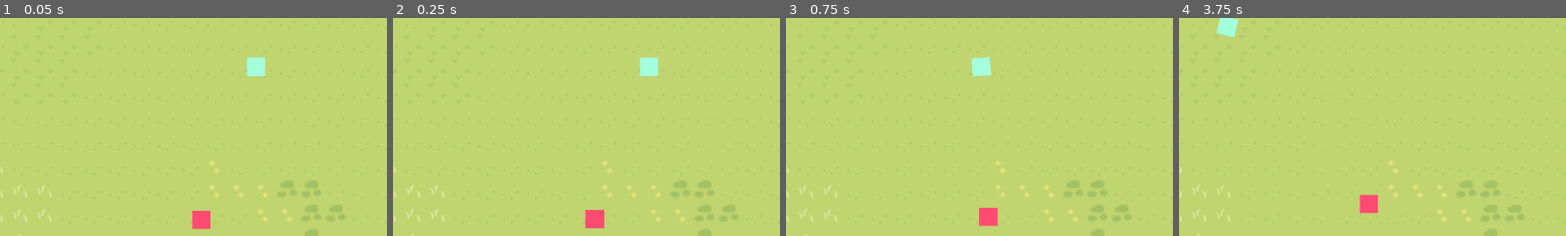
Above: before the commit, frames 1-4 (left to right).
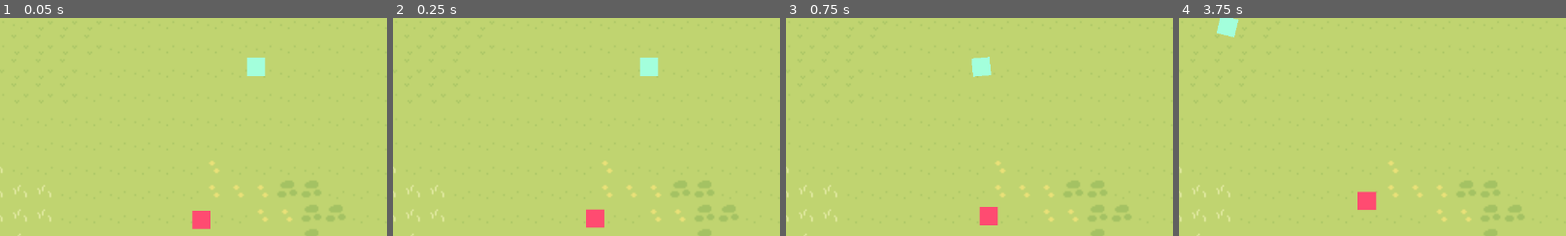
Above: after the commit, the same moments.

Repository: ConnorG255/The-Tower
Game: Godot game, scene res://main.tscn
Same seed, same stepped clock (60 frames per second), same inputs: the game is played once before the commit and once after it.
Inputs (mouse positions are % of the whole screen's width and height, from its top left):
- Up to frame 1 (0.05 s): no input
- Up to frame 2 (0.25 s): no input
- Up to frame 3 (0.75 s): tap Enter at 0.5 s; move the mouse to (72, 45) at 0.52 s; hold A (A) from 0.53 s (still down)
- Up to frame 4 (3.75 s): move the mouse to (30, 55) at 1.27 s; release A (A) at 1.28 s; tap D (D) at 1.35 s; tap Space at 2 s; move the mouse to (60, 28) at 2.02 s; press the mouse at (60, 28) at 2.03 s; move the mouse to (45, 70) at 2.77 s; release the mouse at (45, 70) at 2.78 s; tap S (S) at 2.85 s; move the mouse to (80, 65) at 3.52 s; hold W (W) from 3.53 s (still down)
The pictures show only the part of the screen within x 17-67%, y 38-88%; the shares and areas given below are measured in that part.

Frame 1 is identical in both runs. In frame 2, less than 0.1% of the frame differs, in the area x 49-55%, y 87-97%; in frame 3, less than 0.1%; in frame 4, 0.3%, in the area x 46-52%, y 79-90%.

Commit message:
enemy movement less chop

Diff:
--- a/enemy.gd
+++ b/enemy.gd
@@ -6,13 +6,13 @@
 var move = Vector2()
 
 #higher num less speed
-@export var speed = 2000
+@export var speed = 0.0006
 
 
 func followplayer():
 	var player = get_parent().get_node("player")
 
-	position += (player.position-position)/speed
+	global_position = global_position.lerp(player.position, speed)
 	#maybe add look at ???
 
 	pass
@@ -22,7 +22,8 @@
 # .
 func attacktower():
 	var tower = get_parent().get_node("El tore")
-	position += (tower.position-position)/(speed)
+	global_position = global_position.lerp(tower.position, speed)
+	#position += (tower.position-position)/(speed)
 	pass
 
 func _ready():
@@ -30,9 +31,10 @@
 
 
 func _process(delta):
+	if(Engine.time_scale != 0):
+		if(attacknum>7):
+			followplayer()
+		else:
+			attacktower()
 
-	if(attacknum>7):
-		followplayer()
-	else:
-		attacktower()
 	move_and_collide(move)
--- a/main.tscn
+++ b/main.tscn
@@ -213,7 +213,7 @@
 size = Vector2(533, 20)
 
 [sub_resource type="RectangleShape2D" id="RectangleShape2D_btxc1"]
-size = Vector2(20, 327)
+size = Vector2(20, 460.938)
 
 [sub_resource type="RectangleShape2D" id="RectangleShape2D_qnkwd"]
 size = Vector2(38, 134)
@@ -278,7 +278,7 @@
 position = Vector2(0, 154)
 
 [node name="wall" type="CollisionShape2D" parent="walls/StaticBody2D"]
-position = Vector2(-5.5, 0)
+position = Vector2(-6, 93)
 shape = SubResource("RectangleShape2D_o4ki5")
 
 [node name="wall2" type="CollisionShape2D" parent="walls/StaticBody2D"]
@@ -289,11 +289,11 @@
 position = Vector2(-268, -7)
 
 [node name="wall2" type="CollisionShape2D" parent="walls/StaticBody2D2"]
-position = Vector2(0, 1)
+position = Vector2(0, 37.9375)
 shape = SubResource("RectangleShape2D_btxc1")
 
 [node name="wall" type="CollisionShape2D" parent="walls/StaticBody2D2"]
-position = Vector2(533, 0.5)
+position = Vector2(533, 30.5313)
 shape = SubResource("RectangleShape2D_btxc1")
 
 [node name="El tore" type="StaticBody2D" parent="." groups=["walls"]]
--- a/scripts/movemnet.gd
+++ b/scripts/movemnet.gd
@@ -21,8 +21,9 @@
 #Death
 
 func _on_area_2d_body_entered(body):
-	if body.is_in_group("enemy"):
-		queue_free()
+	#if body.is_in_group("enemy"):
+		#End game screen flash
+	pass
 
 
 """
